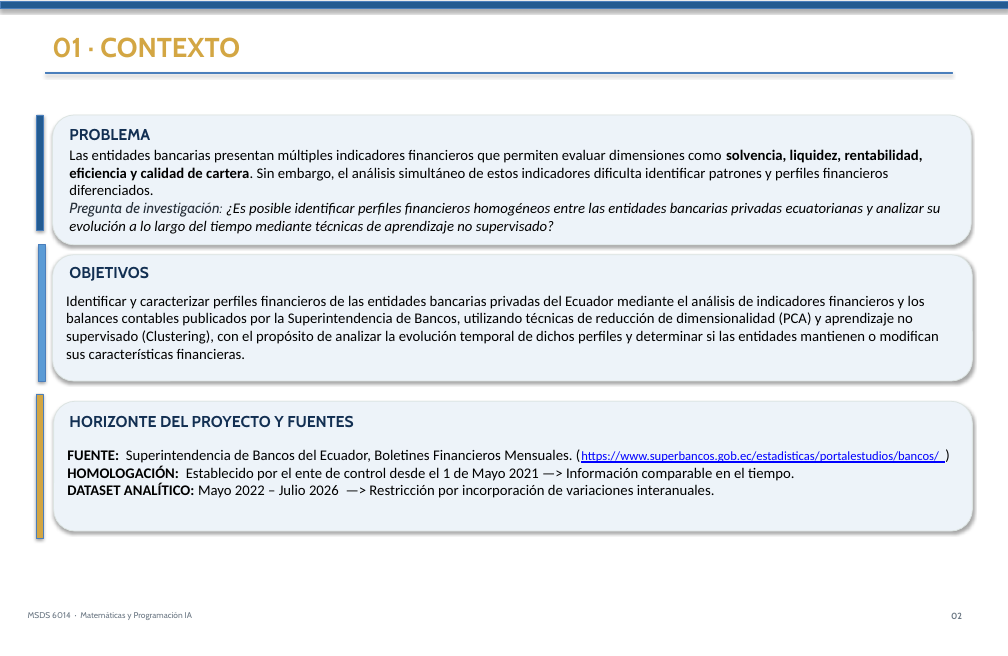
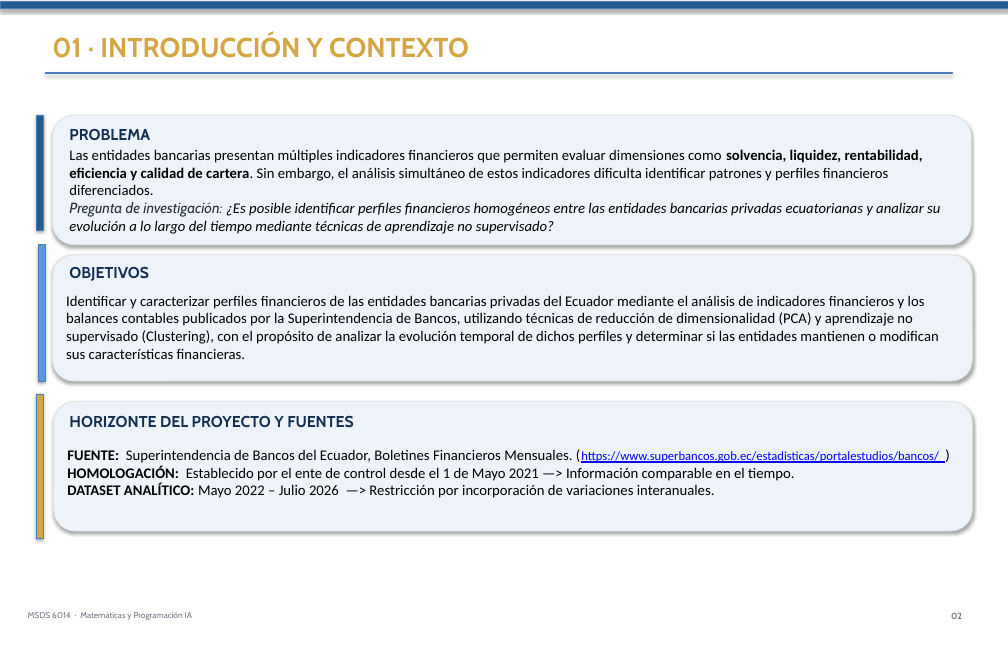
Before and after one commit to darlamai/Proyecto_usfq, a slide deck: slide 2 of Plantilla_PPT_USFQ_Azul.pptx. Drawn at 1008x656 pixels with LibreOffice and Linux fonts; fonts in the diff are those of the drawing. Boxes give left, top, right and bottom in pixels: in the first picture for what was removed or moved away, otherwise in the second. Text is boxed around its words. In the diff, an @@ line names an element or a change of style, - is before the commit and + after.

```diff
--- a/Plantilla_PPT_USFQ_Azul.pptx
+++ b/Plantilla_PPT_USFQ_Azul.pptx
@@ text at box(52, 35, 469, 58): text changed @@
-01 · CONTEXTO
+01 · INTRODUCCIÓN Y CONTEXTO
```
Also in this commit, not shown: 1 other slide changed, 4 slides added, 1 slide removed, 2 other files.
